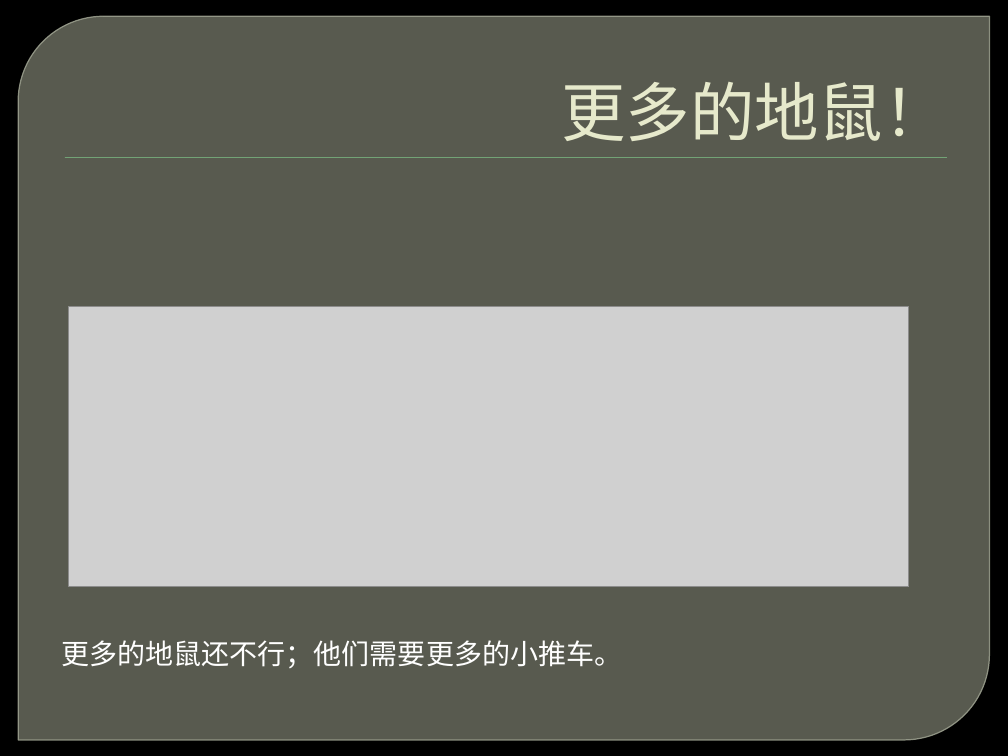
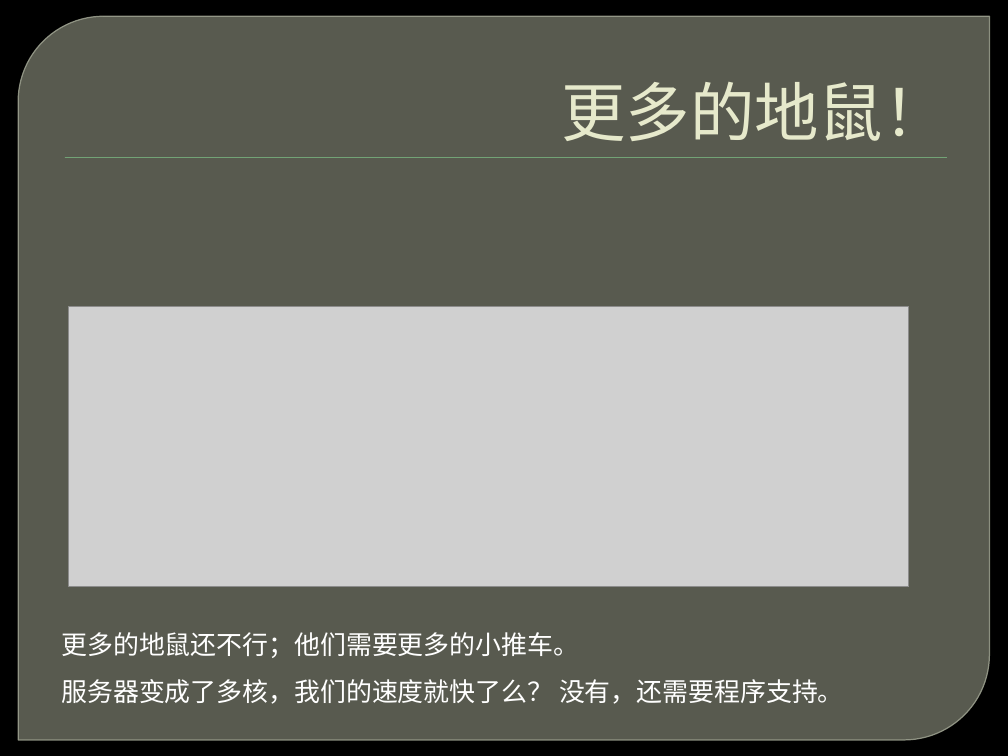
Before and after one commit to ghj1976/lecture, a slide deck: slide 17 of 并发不等于并行/并发不等于并行.pptx. Drawn at 1008x756 pixels with LibreOffice and Linux fonts; fonts in the diff are those of the drawing; grey boxes stand for pictures; background and template pictures are left out. Boxes give left, top, right and bottom in pixels: in the first picture for what was removed or moved away, otherwise in the second. Text is boxed around its words. In the diff, an @@ line names an element or a change of style, - is before the commit and + after.

```diff
--- a/并发不等于并行/并发不等于并行.pptx
+++ b/并发不等于并行/并发不等于并行.pptx
@@ text at [61, 632, 579, 658]: size 20 to 18.5 pt in "更多的地鼠还不行；他们需要更多的小推车。"; line spacing 1.7 to 1.5 @@
@@ text at [61, 679, 844, 704]: paragraph added @@
+服务器变成了多核，我们的速度就快了么？ 没有，还需要程序支持。
```
Also in this commit, not shown: 17 other slides changed.
